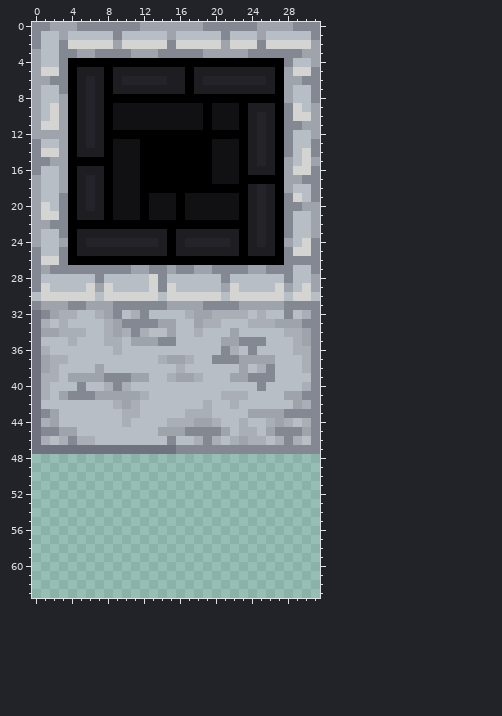
A pixel-art sprite gets an edit: Resources/Textures/_CP14/Structures/Walls/whitebricks_stone_wall.rsi/full.png. This is how it looked before the edit.
The file is 32x64 pixels. Colours within 5 levels of each other are drawn and written as one.
Now the later version:
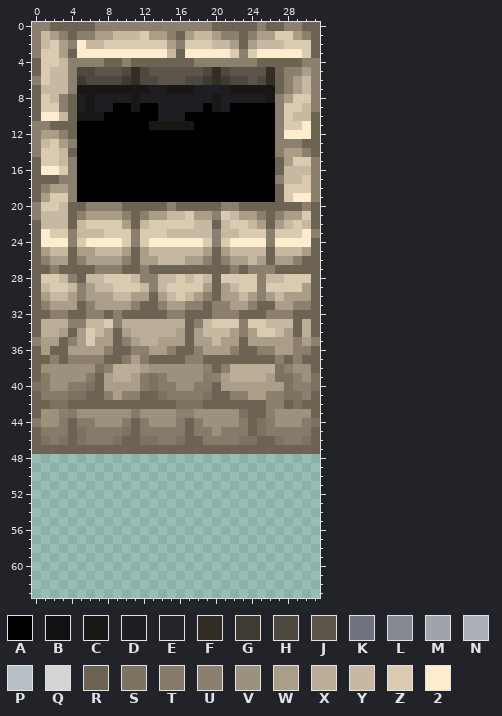
Palette (. is transparent): A #000000  B #111012  C #191716  D #1e1d22  E #242329  F #322e26  G #403b32  H #4e493f  J #5c554a  K #70727f  L #848893  M #9ea3ac  N #a9aeb7  P #b8bec6  Q #d4d4d2  R #6c6353  S #7c7260  T #857b68  U #8b806d  V #9c917c  W #aa9e88  X #bbae97  Y #c7b9a1  Z #dacbb0  2 #fdeccd
Changes in this commit:
Changed rows in their new state; - is an unchanged pixel.
first column x 0:
 0 UURRRRRUUUUUUUUUUUUURRRRRURRUURR
 1 UYWURUUWWYYYZWWURWYYWUURUWWZZWUR
 2 UYZWU2YYZZZZZZZWUZZZYYWRWYYYZZZR
 3 UZZWR2222222222YR22222ZUZ22222ZR
 4 RZZYUUUURRURRRRRRRUUUUUUURRRRRUU
 5 RZYYUHHJJJHFHJJJJJJHFHJJJJFRUUWU
 6 UZYYUGHHHHGFHHJJJHHGFGHHJHFRUWYU
 7 RYYYUCCCCCCCC--CCC----CCCCCRUWYU
 8 RZYUR-C-DDDCDDDDDDDDCDDDDDCUWZZU
 9 RZZUR-C-DAACAADDDDD-CDA-AAAUZZYU
10 R22YRCCC-AAAAADDDAA-AAA-AAAUZYYR
11 UURRRAAA-AAAACCCCCA-AAA-AAAUZZ2R
12 UWWURAAA----------------AAAU222R
13 UYZWUAAA-AAA--------AAA-AAAUUURR
14 UZZYRAAA-AAA--------AAA-AAAUWWUR
15 RZZYU----AAA--------AAA-AAARWZZU
16 R22ZUAAA-AAA--------AAA-AAARYYYU
17 RRRUUAAA-AAA--------AAA----UYYZU
18 RUWWUAAA-AAA------------AAARZZZU
19 RWZZUAAA-AAA-AAA-AAAAAA-AAARZ22U
20 UZZYRRUUUURRRRRURRRRRUURRRRRRRUR
21 UYYYRUWWWWURUWWYYZWWUZYWWURUWWZR
22 RYYYRYZZZZWRYZZZZZYYRYZZYWRWYZYR
23 R2ZZUYYYZZZUZZZYYYYYUYYZZZUZZZ2U
24 R222UZ2222ZUZ222222ZUZ2222U2222R
25 RWYYRWWYYYWRWYYYYYYWRWYYYYRYYYWR
26 RUWWRUWWWWURWWYYYWWURUWWYWRWWURR
27 RRURRRRUUURRURRRRRRRRRURUUURRRRR
28 RZZYURYYZZZYUUYYZYZYRZZZZUYYZZZR
29 RYZZYUWYYZZZYUYZZZZWRWYZZUZZZZWR
30 RWYYWUWWWYYWWRWYZYWURWWYWUWYWWWR
31 RUWWWRUWWWWURRUWWUURUUWWURRWWUUR
32 RRUURRUURURRRRRUURRRUUURRRUUURRR
33 RXXXUUYYZUXXXXXXXRUYZZZUZZYYYRXR
34 RXXWRWZYWRWXXXXXWRWYYYWUWZZYWRXR
35 UWWRUWZWWRUWXXWWWRWWYWWRWWWWWUWU
36 RWRRWWWWURRUUWWURRUWWWURRUUWWUUR
37 RRURUUUURRTWTRRRRUURRRRRRRRURURR
38 RVVVVVVSUXXXWVVVVVVURUXXXXXSUVVR
39 RTVVVVTRWXXWTSTVVVVTUWXXXXWSSUVS
40 STVVTTSRWWWWTSTTVVTTRWWWWWWWSUUS
41 RTTTSSRRUWUURRSTTTTSRRUUWWUUSSUR
42 RRSSRRRRRRRRRRRRSSSRRRRRRRUURSRR
43 RVVUTVVVVVVTVVVVUUVVVVVSRRUVVVVR
44 TVVTRTTVVVTRTVVVTRTVVVVTRSTVVVTS
45 RTTTRSTTTTSRTTTTTRTTVTTTRSTTTTTR
46 RSTSRSTTTSRRSSTTSRRTTTTSSRRSTTSR
47 RRRRRRRRRRRRRRRRRRRRRRRRRRRRRRRR
